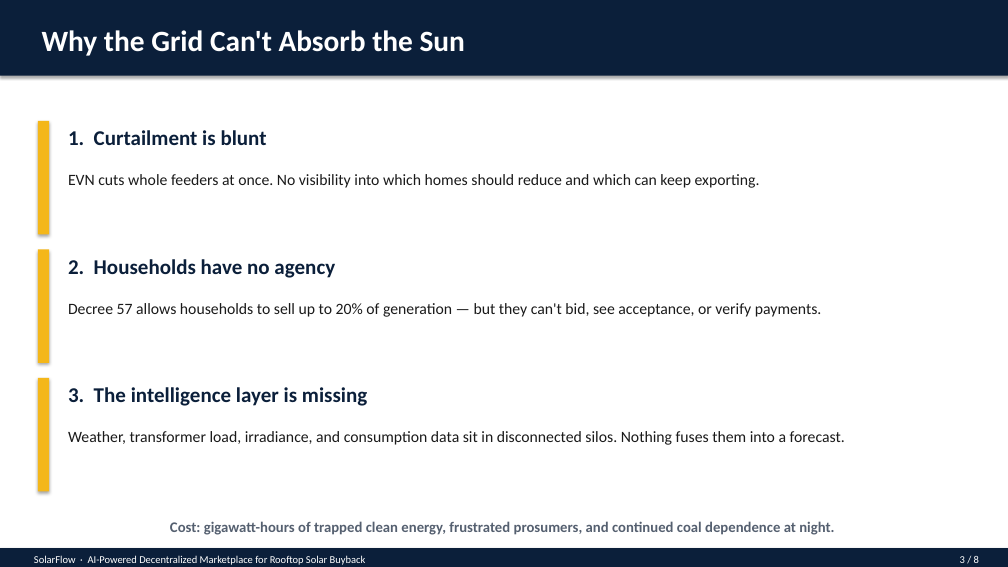
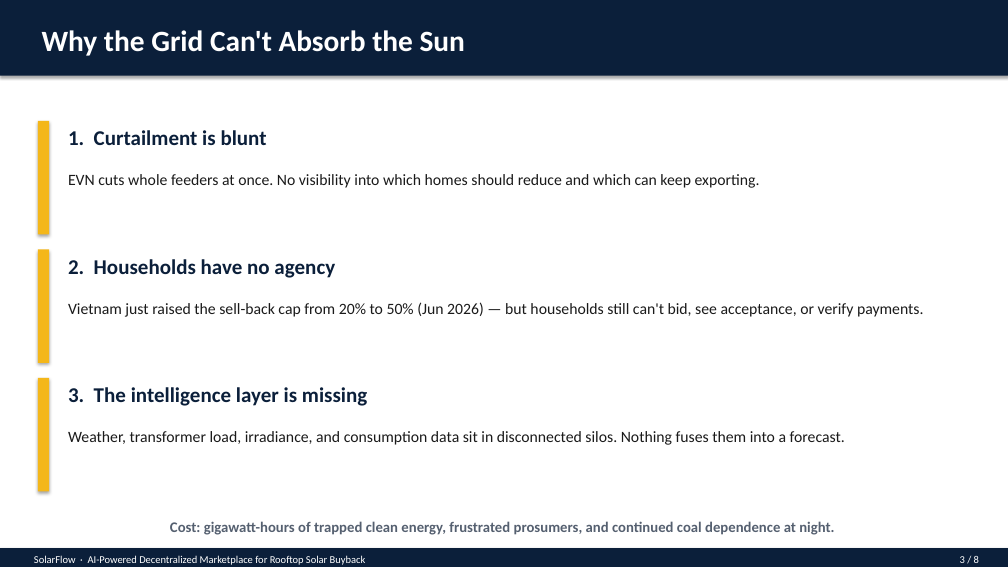
Before and after one commit to dangnguyen271/Solarr, a slide deck: slide 3 of SolarFlow_Presentation.pptx. Drawn at 1008x567 pixels with LibreOffice and Linux fonts; fonts in the diff are those of the drawing. Boxes give left, top, right and bottom in pixels: in the first picture for what was removed or moved away, otherwise in the second. Text is boxed around its words. In the diff, an @@ line names an element or a change of style, - is before the commit and + after.

```diff
--- a/SolarFlow_Presentation.pptx
+++ b/SolarFlow_Presentation.pptx
@@ text at (x1=68, y1=302, x2=924, y2=317): text changed @@
-Decree 57 allows households to sell up to 20% of generation — but they can't bid, see acceptance, or verify payments.
+Vietnam just raised the sell-back cap from 20% to 50% (Jun 2026) — but households still can't bid, see acceptance, or verify payments.
```
Also in this commit, not shown: 1 other slide changed, 5 other files.
